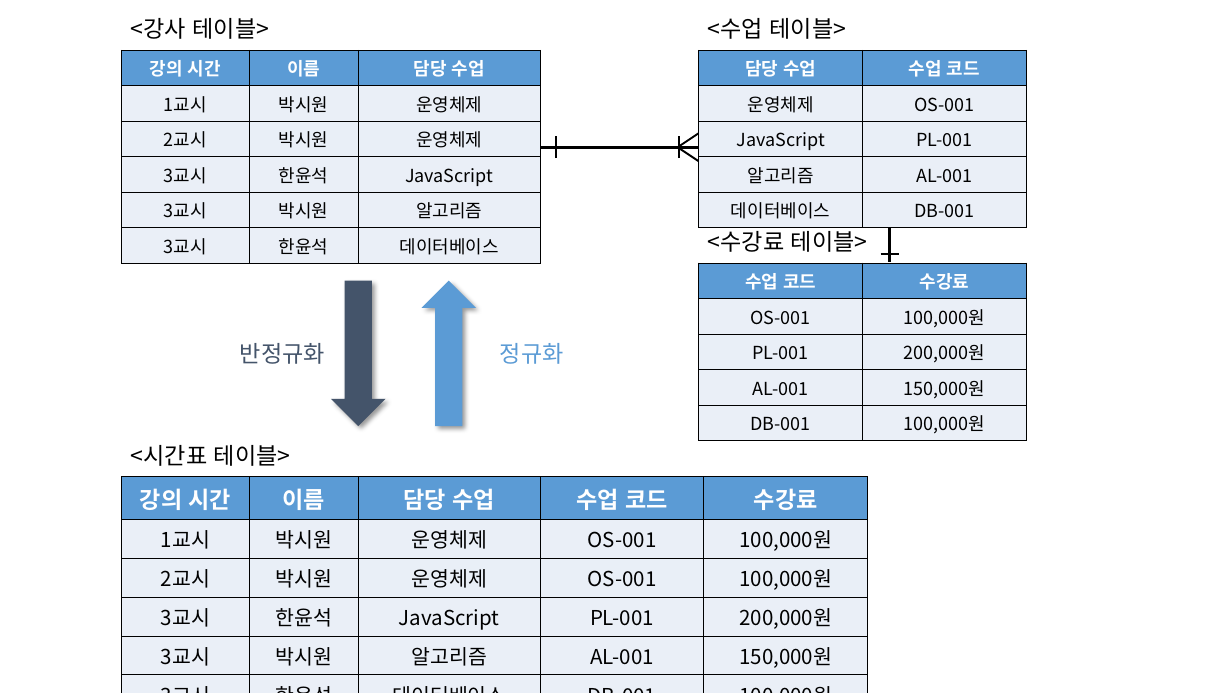
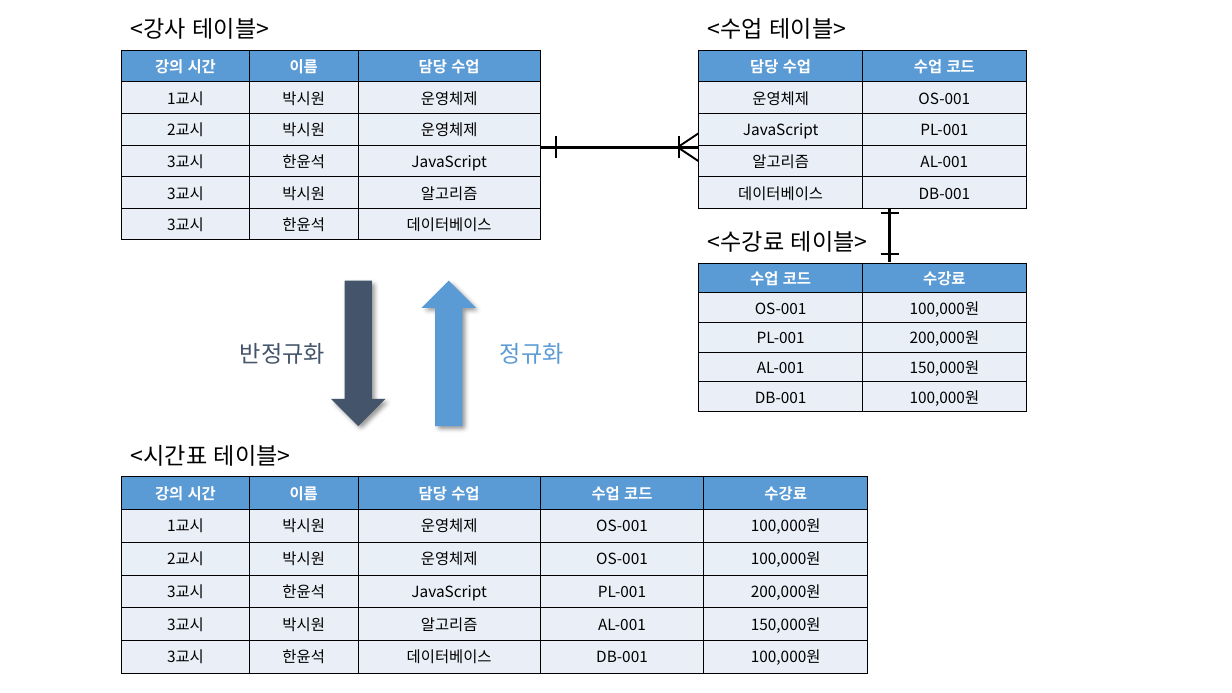
Before and after one commit to siwon-park/BackEnd-Study, a slide deck: slide 2 of PPT_Image.pptx. Drawn at 1232x693 pixels with LibreOffice and Linux fonts; fonts in the diff are those of the drawing. Boxes give left, top, right and bottom in pixels: in the first picture for what was removed or moved away, otherwise in the second. Text is boxed around its words. In the diff, an @@ line names an element or a change of style, - is before the commit and + after.

```diff
--- a/PPT_Image.pptx
+++ b/PPT_Image.pptx
@@ table at box(122, 50, 541, 236) @@
@@ size 14 to 12 pt @@
@@ table at box(699, 50, 1026, 205) @@
@@ size 14 to 12 pt @@
@@ table at box(699, 263, 1026, 410) @@
@@ size 14 to 12 pt @@
@@ table at box(122, 477, 868, 674) @@
@@ size 18 to 12 pt in "강의 시간", "이름", "담당 수업", "수업 코드" and 1 more places @@
@@ size 16 to 12 pt in "1교시", "박시원", "운영체제", "OS-001" and 21 more places @@
```
Also in this commit, not shown: 2 slides added, 1 other file.
